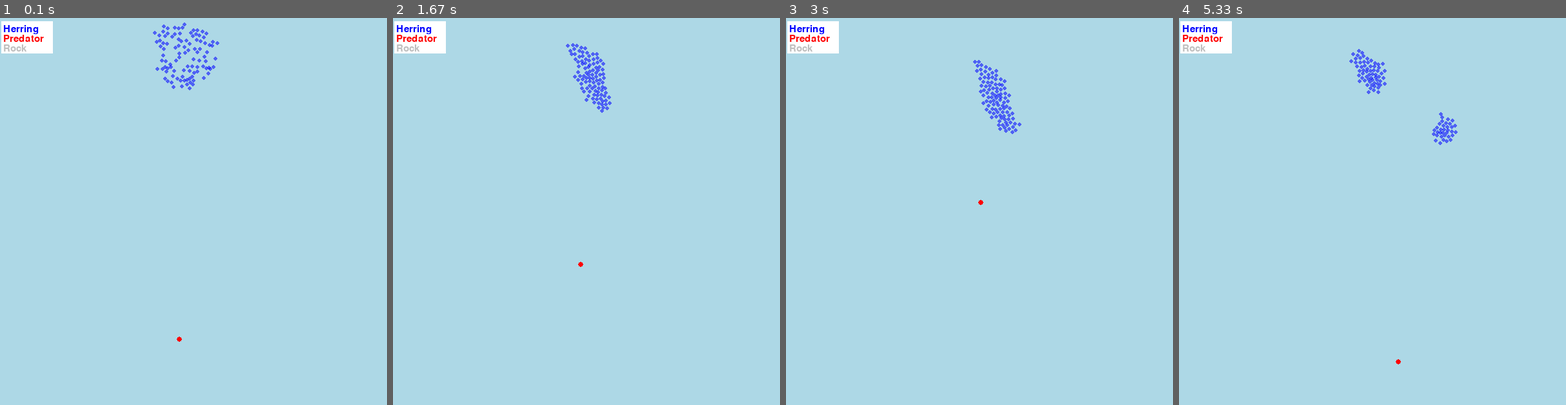
Above: before the commit, frames 1-4 (left to right).
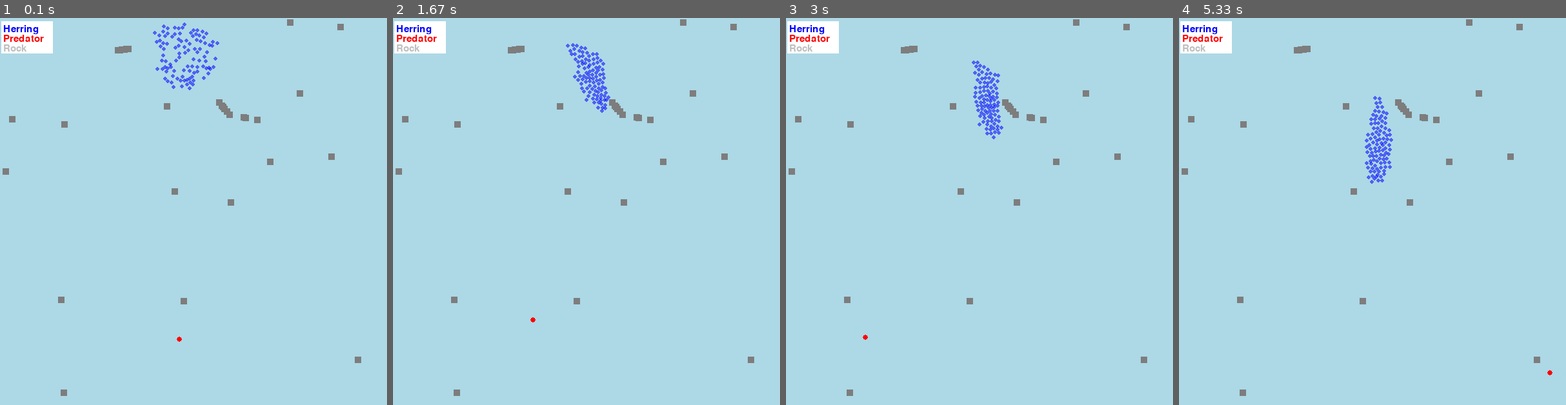
Above: after the commit, the same moments.

Repository: suus-stack/PCA
Game: pygame game, started from code/gamefish.py
Two runs of this game, one before a commit and one after it. Both use one fixed random seed, a clock stepped at 60 frames per second and the inputs below.
Inputs:
- Up to frame 1 (0.1 s): no input
- Up to frame 2 (1.67 s): no input
- Up to frame 3 (3 s): no input
- Up to frame 4 (5.33 s): no input

The runs differ from the first frame. In frame 1, 0.7% of the frame differs, in the area x 0-94%, y 0-98%; in frame 2, 0.7%; in frame 3, 1.5%; in frame 4, 2.0%, in the area x 0-97%, y 0-98%.

Commit message:
838 rules, deleted print statements

Diff:
--- a/code/gamefish.py
+++ b/code/gamefish.py
@@ -4,11 +4,11 @@
 Course:       Project Computational Science
 Student ID's: 14773279 , 15159337, 13717405
 Description:  Agent-based model to simulate the movement dynamics of a school of herring.
-            The dynamics are also studied in the presence of rocks and predators. This enables us to keep track
-            of the amount of surviving herring and which strategy of movement results in the highest surviving rate.
+              The dynamics are also studied in the presence of rocks and predators. This enables
+              us to keep track of the amount of surviving herring and which strategy of movement
+              results in the highest surviving rate.
 """
 
-""" predator veranderen naar barracuda ??"""
 import pygame
 import random
 import numpy as np
@@ -50,7 +50,6 @@
     herring_within_separation_distance = 0
 
     def __init__(self, x_pos, y_pos):
-
         # Pygame
         super().__init__()
 
@@ -95,6 +94,9 @@
                     separation_vector += ((self.position - herring.position) / distance_two_herring)
                     neighbour_herring_separation += 1
 
+                    if distance_two_herring < (Config.SEPARATION_DISTANCE/2):
+                        Herring.herring_within_separation_distance += 1
+
             if herring != self and distance_two_herring != 0 and distance_two_herring < Config.ALIGNMENT_DISTANCE:
                     # Add direction of the neighbour to the total alignment vector
                     alignment_vector += herring.velocity
@@ -170,7 +172,6 @@
         all_rocks: pygame.sprite.Group
             Group containing all rock entities.
         """
-
         rock_avoidance_vector = pygame.Vector2(0, 0)
         neighbour_rock = 0
 
@@ -251,7 +252,6 @@
 
 class Predator(pygame.sprite.Sprite):
     def __init__(self, x_pos, y_pos):
-
         # Pygame
         super().__init__()
 
@@ -325,7 +325,6 @@
 
         # Normalize velocity and multiply by speed to which some randomness is added
         self.velocity = self.velocity.normalize() * (Config.PREDATOR_SPEED + random.uniform(-0.8, 0.8))
-
 
     def avoid_rock(self, all_rocks):
         """Function to adapt the herring's velocity to avoid nearby rocks.
@@ -414,7 +413,6 @@
 
 class Rock(pygame.sprite.Sprite):
     def __init__(self, x_pos, y_pos):
-
         # Pygame
         super().__init__()
 
@@ -557,7 +555,6 @@
         all_rocks: Pygame.sprite.Group
             Group containing all rock entities.
         """
-
         distances = []
 
         # Generate all unique pairs of rocks
@@ -726,7 +723,6 @@
         list_killed_herring: List
             List with the number of killed herring between each timepoint.
         """
-
         killed_herring_count = []
         perception_lenghts_predator = []
 
@@ -742,7 +738,6 @@
             # Determine th number of killed herring
             killed_herring_count.append(Herring.killed_herring)
             Herring.killed_herring = 0
-            print(elapsed_time, 'hi')
 
         # Check if the perception length of predator should increase
         if elapsed_time >= 120 and round(elapsed_time, 4) % 10 == 0:
@@ -821,7 +816,7 @@
         if self.perception_change == True:
             return Herring.killed_herring, perception_lenghts_predator
         else:
-            return Herring.killed_herring
+            return Herring.killed_herring, Herring.herring_within_separation_distance
 
 if __name__ == "__main__":
     """
@@ -838,5 +833,5 @@
     10: The separation distance (float). Default set to 6.
     """
     doctest.testmod()
-    experiment_example = Experiment(100, 1, 0, 20, True, True, False, 32, 32, 6)
+    experiment_example = Experiment(100, 1, 20, 20, True, True, False, 32, 32, 6)
     killed_herring, close_herring_count = experiment_example.run()
